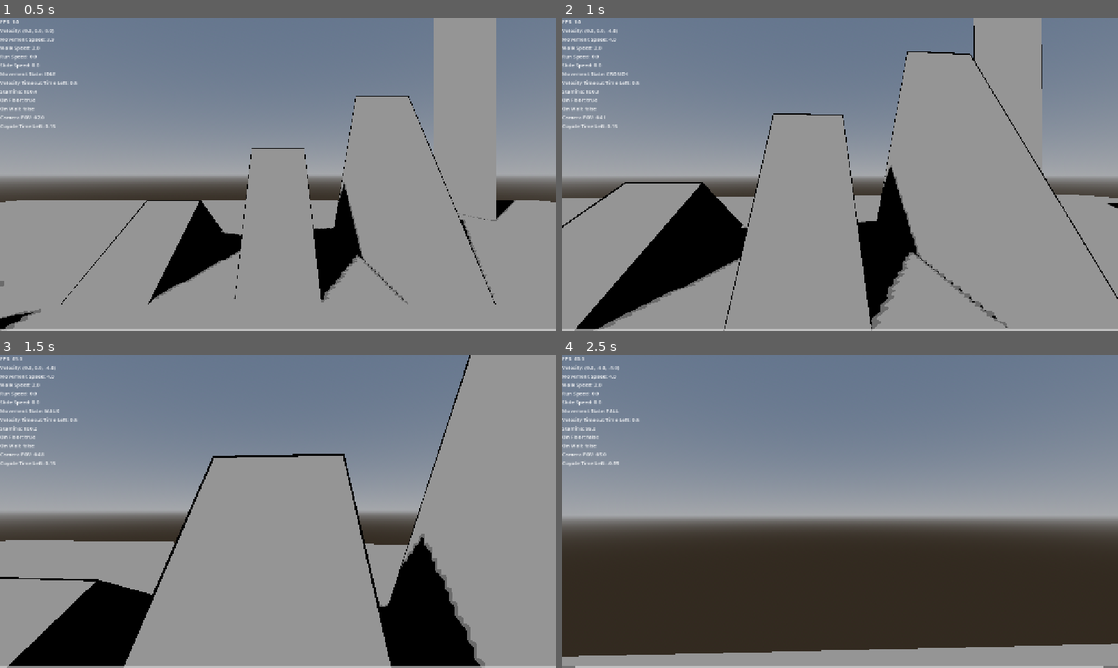
Above: before the commit, frames 1-4 (two rows, left to right).
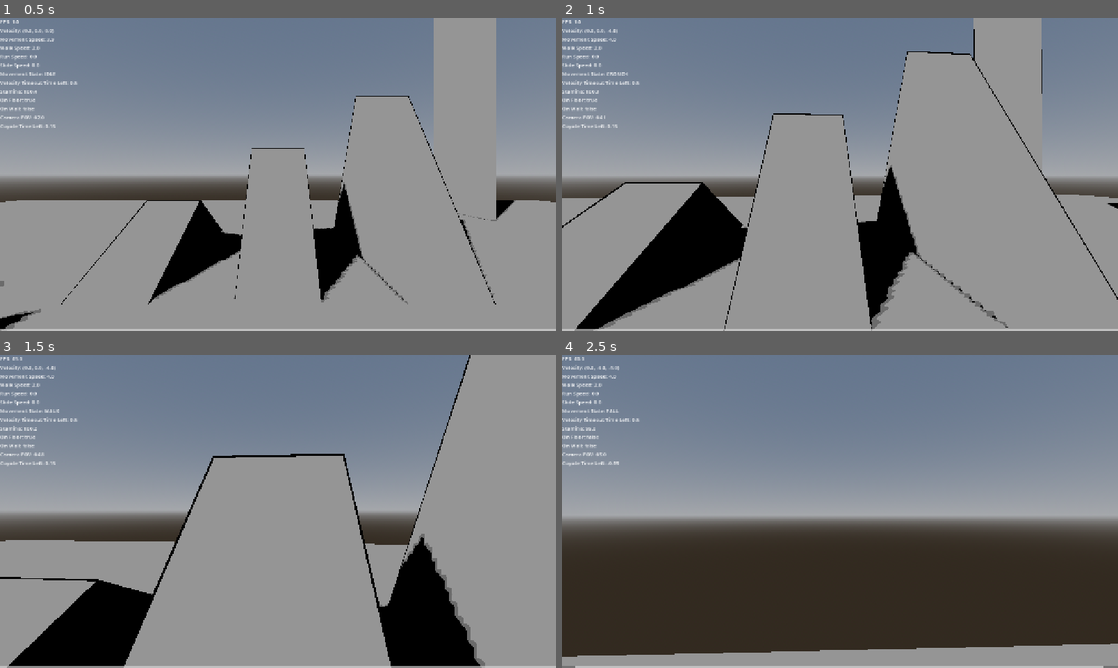
Above: after the commit, the same moments.

Repository: naxemis/multiplayer-fps
Game: Godot game, scene res://scenes/root/root.tscn
Same seed, same stepped clock (60 frames per second), same inputs: the game is played once before the commit and once after it.
Inputs (mouse positions are in pixels of both pictures, inside the frame that each line leads up to):
- Up to frame 1 (0.5 s): no input
- Up to frame 2 (1 s): move the mouse to (867, 174) at 0.52 s; hold W (forward) from 0.53 s (still down); hold Ctrl (crouch) from 0.53 s (still down); tap Space (jump) at 0.77 s; tap Shift (run) at 0.8 s
- Up to frame 3 (1.5 s): keep holding W (forward); tap Space (jump) at 1.07 s; move the mouse to (250, 511) at 1.27 s; release Ctrl (crouch) at 1.28 s; tap Shift (run) at 1.35 s
- Up to frame 4 (2.5 s): keep holding W (forward); tap Space (jump) at 1.52, 1.82, 2.3 s; tap C (slide) at 1.55 s; move the mouse to (851, 505) at 2.02 s; hold C (slide) from 2.03 s (still down)

Frame 1 is identical in both runs. In frame 2, less than 0.1% of the frame differs, in the area x 0-100%, y 2-100%; in frame 3, less than 0.1%; in frame 4, less than 0.1%.

Commit message:
refactor(movement_controller): extract movement speed and velocity computation from player script

Diff:
--- a/scripts/player/components/movement_controller.gd
+++ b/scripts/player/components/movement_controller.gd
@@ -73,6 +73,7 @@
 	_calculate_get_movement_directions()
 	_calulcate_movement_inertia(delta)
 	_gravity(delta)
+	_update_movement_speed(delta)
 
 # Public methods (component APIs)
 func pass_player_context_module(player_context: PlayerContextModule) -> void:
@@ -86,6 +87,11 @@
 
 func get_wall_jump_directions() -> Vector3:
 	return _wall_jump_directions
+
+func _update_movement_speed(delta: float) -> void:
+	var floor_speed: float = crouch_speed + walk_speed + run_speed
+	var speed_before_inertia: float = maxf(0.0, floor_speed + slide_speed)
+	movement_speed = lerpf(movement_speed, speed_before_inertia, 1.0 - exp(-speed_inertia * delta))
 
 func jump() -> void:
 	_movement_directions.y = 0
@@ -129,6 +135,21 @@
 	if _player_context_module.node_refs.player.is_on_floor():
 		_reset_wall_jumping_directions()
 
+func compute_movement_velocity() -> void:
+	var player: Player = _player_context_module.node_refs.player
+	var state_machine: StateMachine = _player_context_module.components.state_machine
+
+	var transform_x: Vector3 = player.global_transform.basis.x * _inertia_movement_directions.x
+	var transform_y: Vector3 = player.global_transform.basis.y * _movement_directions.y
+	var transform_z: Vector3 = player.global_transform.basis.z * _inertia_movement_directions.z
+
+	if state_machine._current_state != state_machine.MovementStates.WALL_JUMP:
+		player.velocity = (transform_x + transform_z) * movement_speed + transform_y
+	else:
+		player.velocity = _wall_jump_directions * movement_speed + transform_y
+
+	player.move_and_slide()
+
 # Private methods (_)
 func _is_blocked_on_wall() -> bool:
 	return _player_context_module.node_refs.player.is_on_floor() and _player_context_module.node_refs.player.is_on_wall() and _player_context_module.node_refs.player.velocity.z == 0 and _player_context_module.node_refs.player.velocity.x == 0
--- a/scripts/player/player.gd
+++ b/scripts/player/player.gd
@@ -102,19 +102,6 @@
 	$StaminaBar.max_value = max_stamina
 #endregion
 
-func movement_velocity() -> void:
-	var transform_x: Vector3 = global_transform.basis.x * _player_context_module.components.movement_controller.get_inertia_movement_directions().x
-	var transform_y: Vector3 = global_transform.basis.y * _player_context_module.components.movement_controller.get_movement_directions().y
-	var transform_z: Vector3 = global_transform.basis.z * _player_context_module.components.movement_controller.get_inertia_movement_directions().z
-
-	if _player_context_module.components.state_machine._current_state != _player_context_module.components.state_machine.MovementStates.WALL_JUMP:
-		velocity = (transform_x + transform_z) * _player_context_module.components.movement_controller.movement_speed + transform_y
-	else:
-		velocity = _player_context_module.components.movement_controller.get_wall_jump_directions() * _player_context_module.components.movement_controller.movement_speed + transform_y
-
-
-	move_and_slide()
-
 var current_movement_logic: Callable
 
 func _on_state_changed(new_state):
@@ -208,10 +195,4 @@
 
 	current_movement_logic.call()
 
-	# TODO (MOVEMENT CONTROLLER): Move to movement_controller component
-	var floor_speed: float = _player_context_module.components.movement_controller.crouch_speed + _player_context_module.components.movement_controller.walk_speed + _player_context_module.components.movement_controller.run_speed
-	var speed_before_inertia: float = maxf(0.0, floor_speed + _player_context_module.components.movement_controller.slide_speed)
-
-	_player_context_module.components.movement_controller.movement_speed = lerpf(_player_context_module.components.movement_controller.movement_speed, speed_before_inertia, 1.0 - exp(-_player_context_module.components.movement_controller.speed_inertia * delta))
-
-	movement_velocity() # TODO (MOVEMENT CONTROLLER): Move to movement_controller component
+	_player_context_module.components.movement_controller.compute_movement_velocity()
